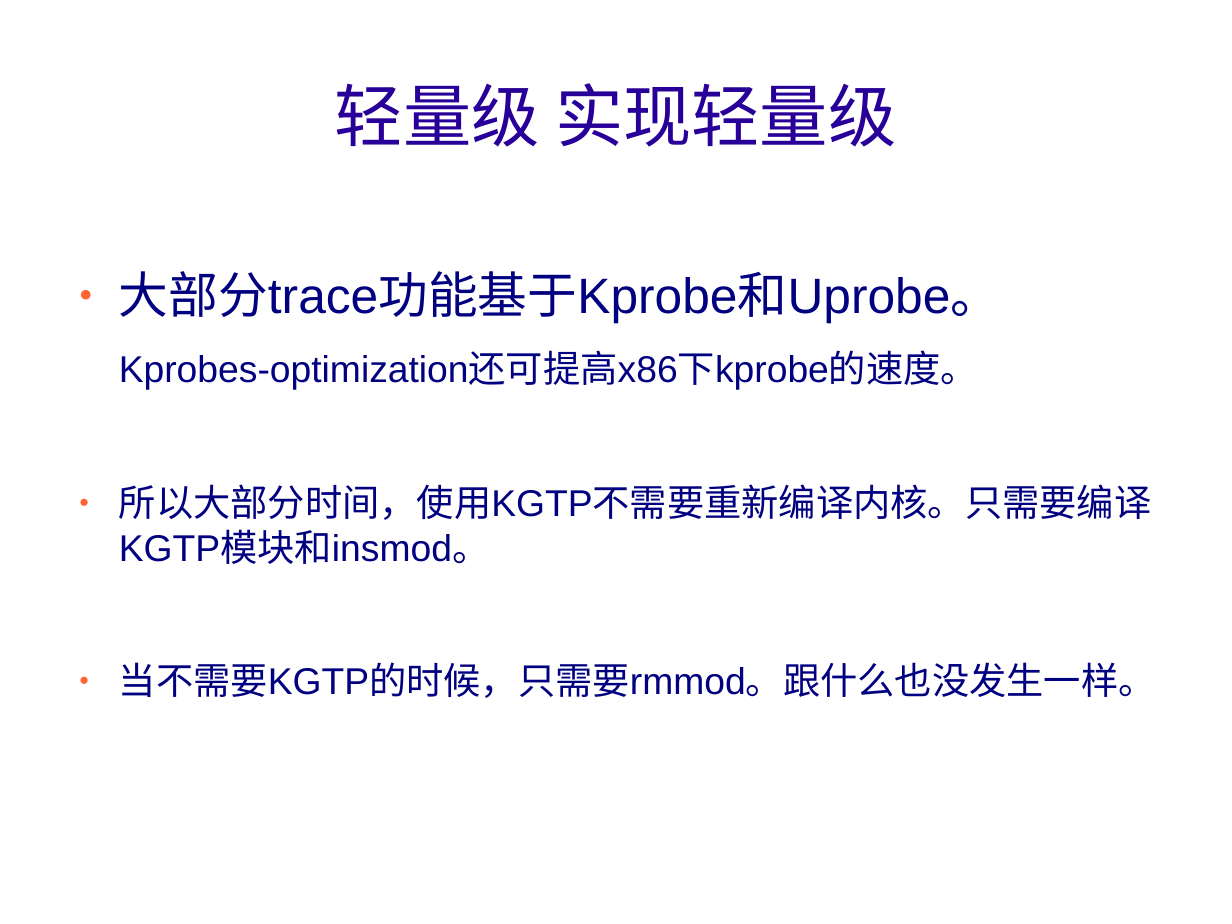
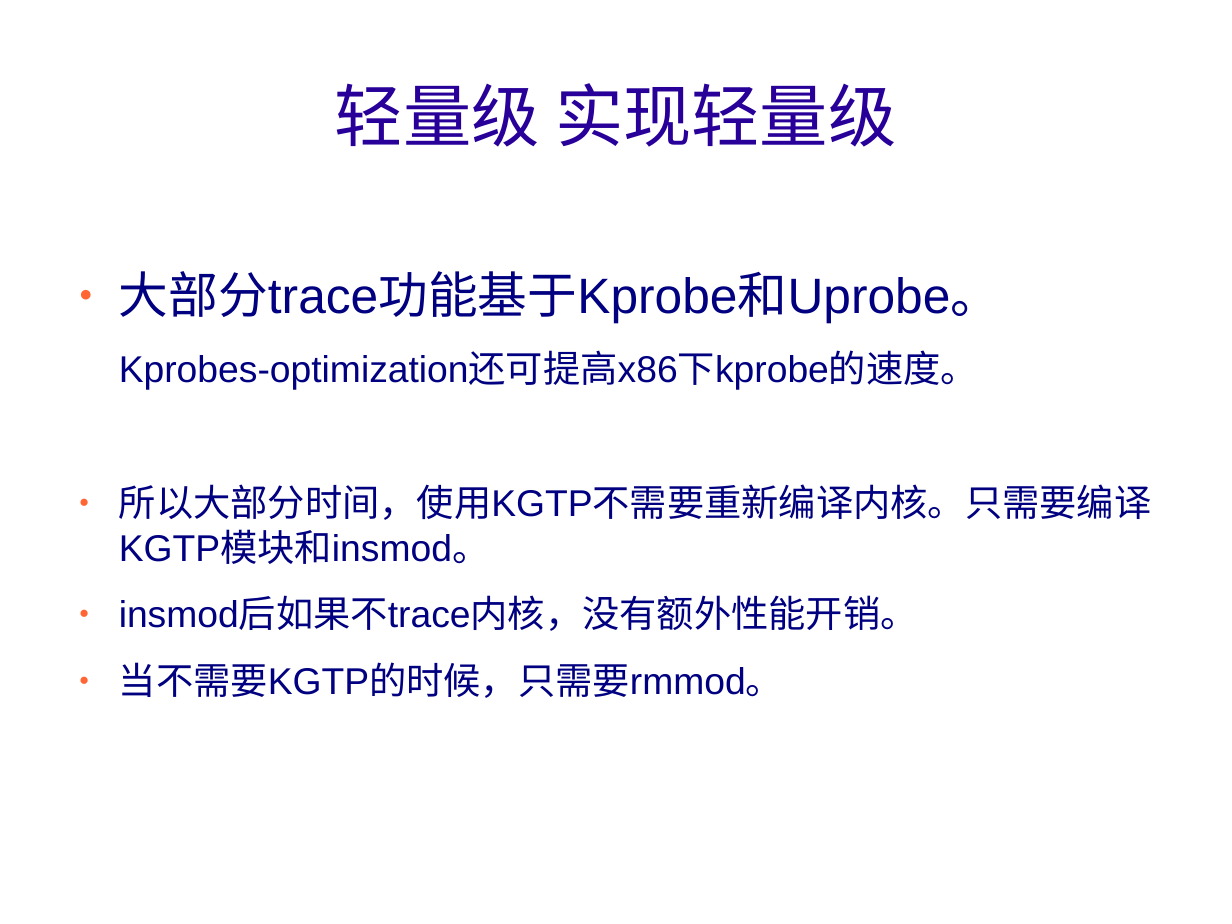
Before and after one commit to teawater/kgtp-misc, a slide deck: slide 4 of show/introduce/kgtpcn.odp. Drawn at 1232x924 pixels with LibreOffice and Linux fonts; fonts in the diff are those of the drawing; background and template pictures are left out. Boxes give left, top, right and bottom in pixels: in the first picture for what was removed or moved away, otherwise in the second. Text is boxed around its words. In the diff, an @@ line names an element or a change of style, - is before the commit and + after.

```diff
--- a/show/introduce/kgtpcn.odp
+++ b/show/introduce/kgtpcn.odp
@@ text at box(119, 598, 918, 698): text changed @@
-● 当不需要KGTP的时候，只需要rmmod。跟什么也没发生一样。
+● insmod后如果不trace内核，没有额外性能开销。
+● 当不需要KGTP的时候，只需要rmmod。
```
Also in this commit, not shown: 9 other slides changed, 1 slide added.
